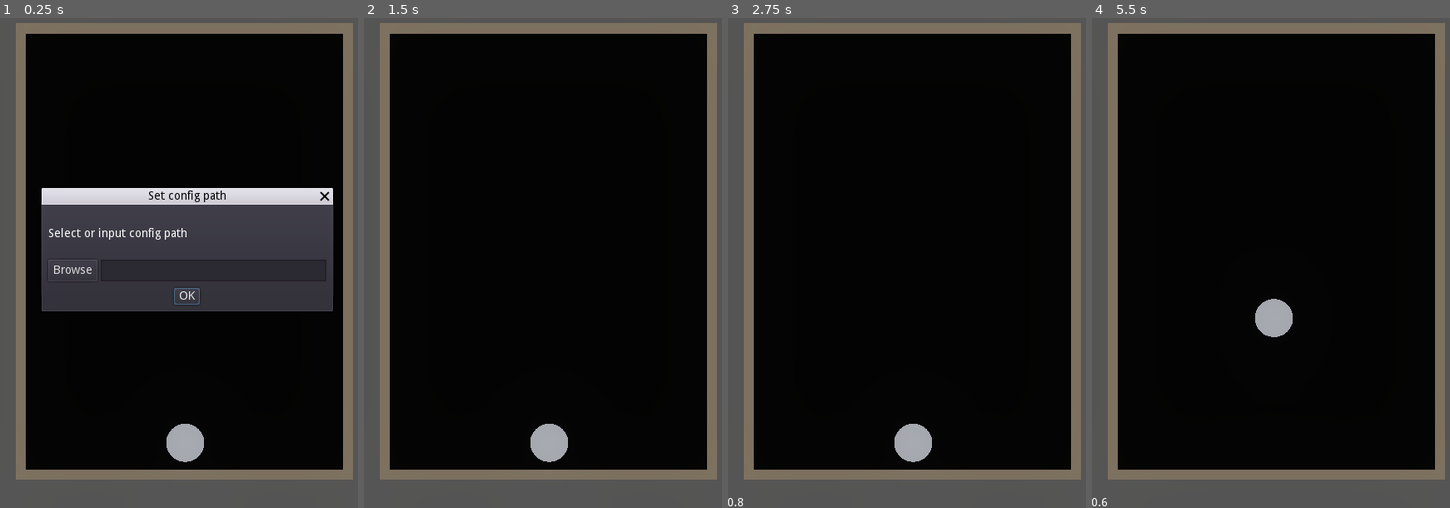
Above: before the commit, frames 1-4 (left to right).
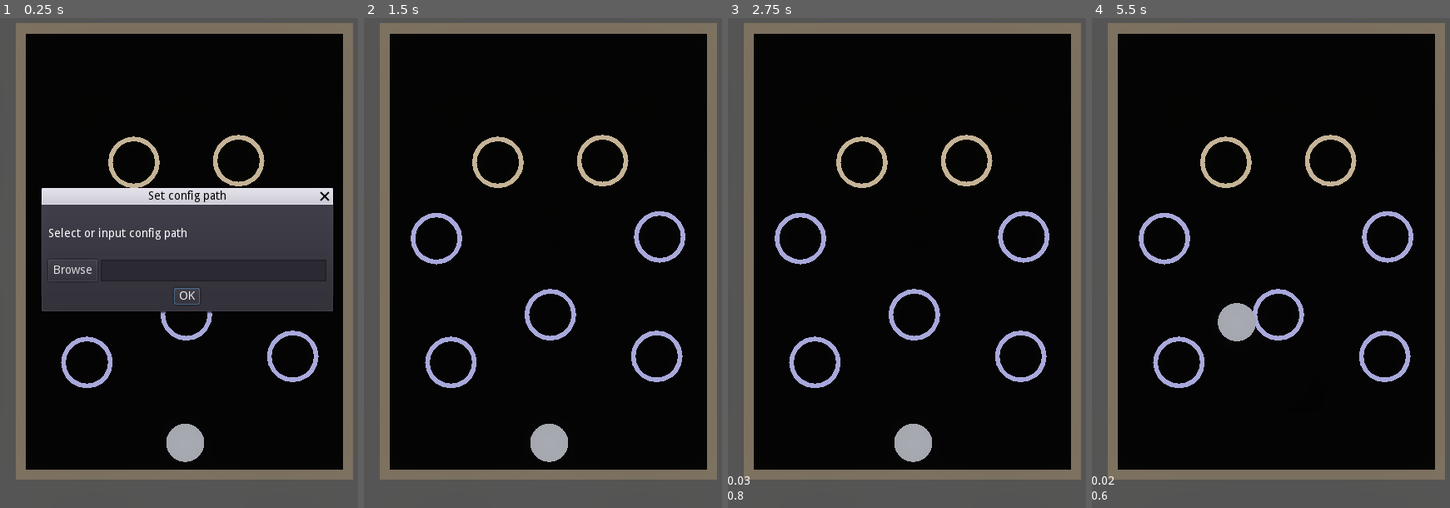
Above: after the commit, the same moments.

Repository: ZhekaHauska/pinball
Game: Godot game, scene res://scenes/Env.tscn
The game is run twice, just before and just after one commit, with the same random seed, the same clock (stepped at 60 frames per second) and the same inputs.
Inputs (mouse positions are in pixels of both pictures, inside the frame that each line leads up to):
- Up to frame 1 (0.25 s): no input
- Up to frame 2 (1.5 s): click (578, 272) at 0.52 s; type "12" at 0.6 s; click "OK" at 1.25 s
- Up to frame 3 (2.75 s): tap Enter at 2 s; hold Right (turn_right) from 2.03 s (still down); hold Down (decrease_impulse) from 2.03 s (still down)
- Up to frame 4 (5.5 s): tap Space (fire) at 2.75, 2.85, 5.1 s; release Right (turn_right) at 2.78 s; release Down (decrease_impulse) at 2.78 s; hold Left (turn_left) 2.78-3.53 s; hold Up (increase_impulse) 3.53-4.28 s; hold Right (turn_right) 3.53-5.03 s; tap Down (decrease_impulse) at 4.35 s; hold Left (turn_left) from 5.03 s (still down)

The runs differ from the first frame. In frame 1, 1.8% of the frame differs, in the area x 16-90%, y 23-76%; in frame 2, 2.7%; in frame 3, 2.8%; in frame 4, 4.0%, in the area x 0-90%, y 23-100%.

Commit message:
imporve ui, add configs

Diff:
--- /dev/null
+++ b/configs/frog.json
@@ -0,0 +1 @@
+{"att":[{"freq":2,"pos":[1.39313,0.776055,-7.36642],"strength":2},{"freq":2,"pos":[-1.34194,0.776055,-7.32099],"strength":2}],"rf":[{"angles":[0,60,-60],"pos":[2.88714,0.681355,-5.37834],"strength":4},{"angles":[80,-80],"pos":[0.02791,0.681355,-3.34289],"strength":2},{"angles":[180,70,-90],"pos":[-2.94893,0.681355,-5.33419],"strength":4},{"angles":[0,60,-60],"pos":[2.80844,0.681355,-2.25657],"strength":4},{"angles":[0,90,-60],"pos":[-2.56939,0.681355,-2.09917],"strength":4}]}
--- a/configs/settings1.json
+++ /dev/null
@@ -1 +0,0 @@
-{"att":[{"freq":100,"pos":[0.098982,0.763111,-7.18637],"strength":0.5}],"rf":[{"angles":[0,30,-30],"pos":[-2.18174,0.756149,-8.78569],"strength":5},{"angles":[0,30,-30],"pos":[2.44137,0.778606,-2.61198],"strength":5},{"angles":[0,30,-30],"pos":[0.000599,0.756149,-3.65985],"strength":5},{"angles":[0,30,-30],"pos":[2.52112,0.778606,-7.83626],"strength":5}]}
--- a/configs/settings2.json
+++ /dev/null
@@ -1 +0,0 @@
-{"att":[{"freq":100,"pos":[-1.55021,0.763111,-5.37205],"strength":0.5}],"rf":[{"angles":[0,30,-30],"pos":[-2.18174,0.756149,-8.99985],"strength":5},{"angles":[0,30,-30],"pos":[2.44137,0.778606,-2.61198],"strength":5},{"angles":[0,30,-30],"pos":[-2.61809,0.756149,-2.93947],"strength":5},{"angles":[0,30,-30],"pos":[2.52112,0.778606,-7.83626],"strength":5}]}
--- a/configs/settings_1.json
+++ /dev/null
@@ -1 +0,0 @@
-{"att":[],"rf":[]}
--- a/configs/settings_empty.json
+++ /dev/null
@@ -1 +0,0 @@
-{"att":[],"rf":[]}
--- a/configs/settings_simple6.json
+++ /dev/null
@@ -1 +0,0 @@
-{"att":[],"rf":[{"angles":[-80,80],"pos":[0,0.651958,-5.23591],"strength":2}]}
--- a/scenes/Env.tscn
+++ b/scenes/Env.tscn
@@ -1,13 +1,16 @@
-[gd_scene load_steps=16 format=2]
+[gd_scene load_steps=19 format=2]
 
 [ext_resource path="res://scenes/Agent.tscn" type="PackedScene" id=1]
 [ext_resource path="res://scenes/Ball.tscn" type="PackedScene" id=2]
 [ext_resource path="res://scripts/Impulse.gd" type="Script" id=3]
+[ext_resource path="res://scenes/RandomForce.tscn" type="PackedScene" id=4]
 [ext_resource path="res://scripts/Env.gd" type="Script" id=5]
 [ext_resource path="res://scripts/Settings.gd" type="Script" id=6]
 [ext_resource path="res://scripts/RGBCameraSensor3D.gd" type="Script" id=7]
 [ext_resource path="res://custom_env.tres" type="Environment" id=8]
 [ext_resource path="res://viewport_env.tres" type="Environment" id=9]
+[ext_resource path="res://scenes/Attractor.tscn" type="PackedScene" id=10]
+[ext_resource path="res://scripts/Angle.gd" type="Script" id=11]
 
 [sub_resource type="SpatialMaterial" id=8]
 
@@ -111,7 +114,40 @@
 
 [node name="RandomForces" type="Node" parent="."]
 
+[node name="RandomForce2" parent="RandomForces" instance=ExtResource( 4 )]
+transform = Transform( 1, 0, 0, 0, 1, 0, 0, 0, 1, 2.88714, 0.681355, -5.37834 )
+angles = [ 0, 60, -60 ]
+strength = 4
+
+[node name="RandomForce3" parent="RandomForces" instance=ExtResource( 4 )]
+transform = Transform( 1, 0, 0, 0, 1, 0, 0, 0, 1, 0.0279096, 0.681355, -3.34289 )
+angles = [ 80, -80 ]
+strength = 2
+
+[node name="RandomForce4" parent="RandomForces" instance=ExtResource( 4 )]
+transform = Transform( 1, 0, 0, 0, 1, 0, 0, 0, 1, -2.94893, 0.681355, -5.33419 )
+angles = [ 180, 70, -90 ]
+strength = 4
+
+[node name="RandomForce5" parent="RandomForces" instance=ExtResource( 4 )]
+transform = Transform( 1, 0, 0, 0, 1, 0, 0, 0, 1, 2.80844, 0.681355, -2.25657 )
+angles = [ 0, 60, -60 ]
+strength = 4
+
+[node name="RandomForce6" parent="RandomForces" instance=ExtResource( 4 )]
+transform = Transform( 1, 0, 0, 0, 1, 0, 0, 0, 1, -2.56939, 0.681355, -2.09917 )
+angles = [ 0, 90, -60 ]
+strength = 4
+
 [node name="Attractors" type="Node" parent="."]
+
+[node name="Attractor" parent="Attractors" instance=ExtResource( 10 )]
+transform = Transform( 1, 0, 0, 0, 1, 0, 0, 0, 1, 1.39313, 0.776055, -7.36642 )
+strength = 2.0
+
+[node name="Attractor2" parent="Attractors" instance=ExtResource( 10 )]
+transform = Transform( 1, 0, 0, 0, 1, 0, 0, 0, 1, -1.34194, 0.776055, -7.32099 )
+strength = 2.0
 
 [node name="GUI" type="Control" parent="."]
 pause_mode = 2
@@ -188,12 +224,21 @@
 mode = 0
 access = 2
 
-[node name="Impulse" type="Label" parent="GUI"]
-light_mask = 2
+[node name="GridContainer" type="GridContainer" parent="GUI"]
 anchor_top = 1.0
 anchor_bottom = 1.0
-margin_top = -14.0
+margin_top = -40.0
 margin_right = 40.0
+
+[node name="Angle" type="Label" parent="GUI/GridContainer"]
+light_mask = 2
+margin_bottom = 14.0
+script = ExtResource( 11 )
+
+[node name="Impulse" type="Label" parent="GUI/GridContainer"]
+light_mask = 2
+margin_top = 18.0
+margin_bottom = 32.0
 script = ExtResource( 3 )
 
 [node name="UserCamera" type="Camera" parent="."]
@@ -218,7 +263,8 @@
 size = 12.0
 near = 0.5
 
-[connection signal="magnitude_changed" from="Agent" to="GUI/Impulse" method="_on_Agent_magnitude_changed"]
+[connection signal="angle_changed" from="Agent" to="GUI/GridContainer/Angle" method="_on_Agent_angle_changed"]
+[connection signal="magnitude_changed" from="Agent" to="GUI/GridContainer/Impulse" method="_on_Agent_magnitude_changed"]
 [connection signal="about_to_show" from="GUI/Settings" to="GUI/Settings" method="_on_Settings_about_to_show"]
 [connection signal="confirmed" from="GUI/Settings" to="." method="_on_Settings_confirmed"]
 [connection signal="confirmed" from="GUI/Settings" to="GUI/Settings" method="_on_Settings_confirmed"]
--- a/scripts/Agent.gd
+++ b/scripts/Agent.gd
@@ -3,12 +3,15 @@
 export var magnitude = 1.0
 var direction = Vector3.FORWARD
 signal magnitude_changed
+signal angle_changed
 
 func _input(event):
 	if Input.is_action_pressed("turn_right"):
 		rotation.y += 0.01
+		emit_signal("angle_changed", rotation.y)
 	if Input.is_action_pressed("turn_left"):
 		rotation.y -= 0.01
+		emit_signal("angle_changed", rotation.y)
 	if Input.is_action_pressed("increase_impulse"):
 		magnitude += 0.1
 		emit_signal("magnitude_changed", magnitude)
--- /dev/null
+++ b/scripts/Angle.gd
@@ -0,0 +1,4 @@
+extends Label
+
+func _on_Agent_angle_changed(angle):
+	text = str(angle)
